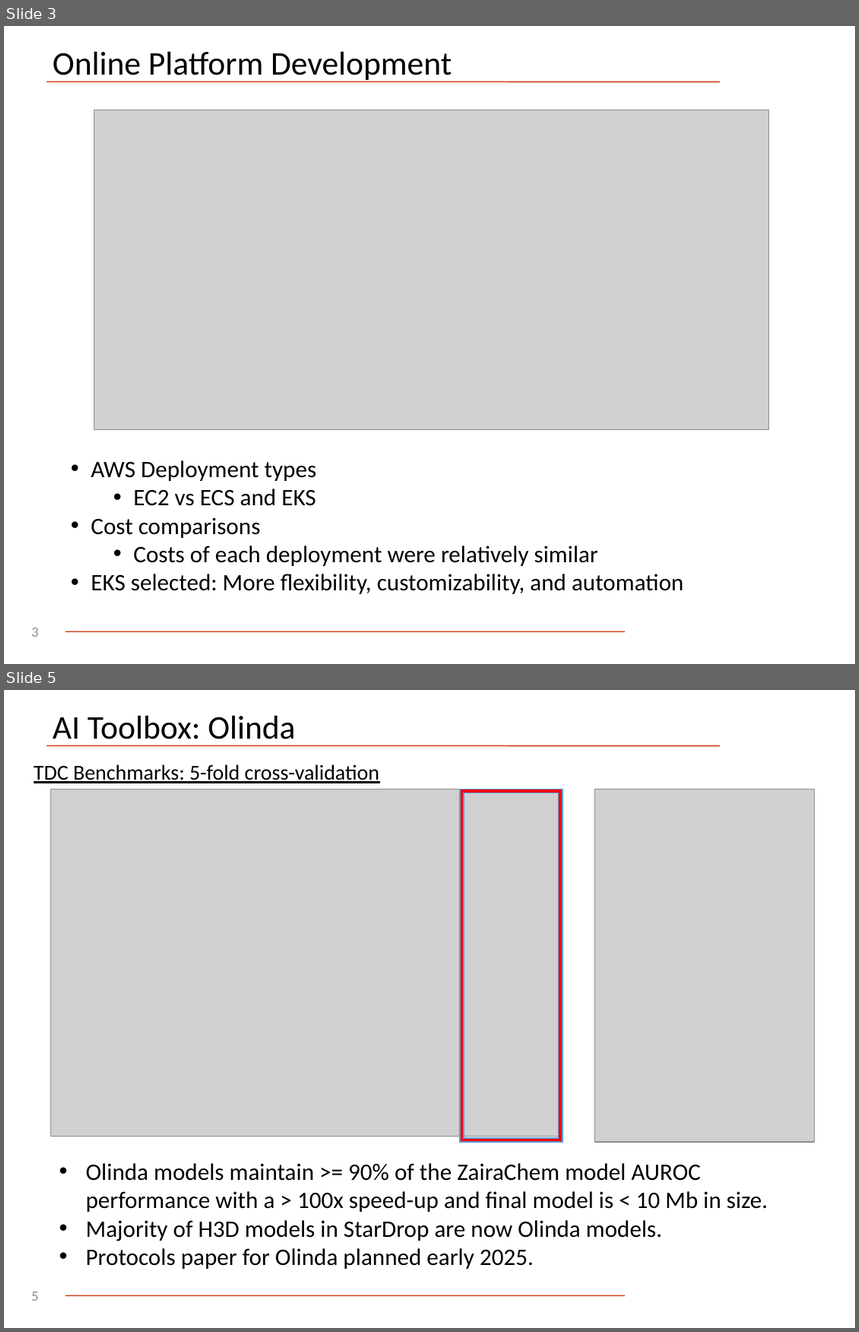
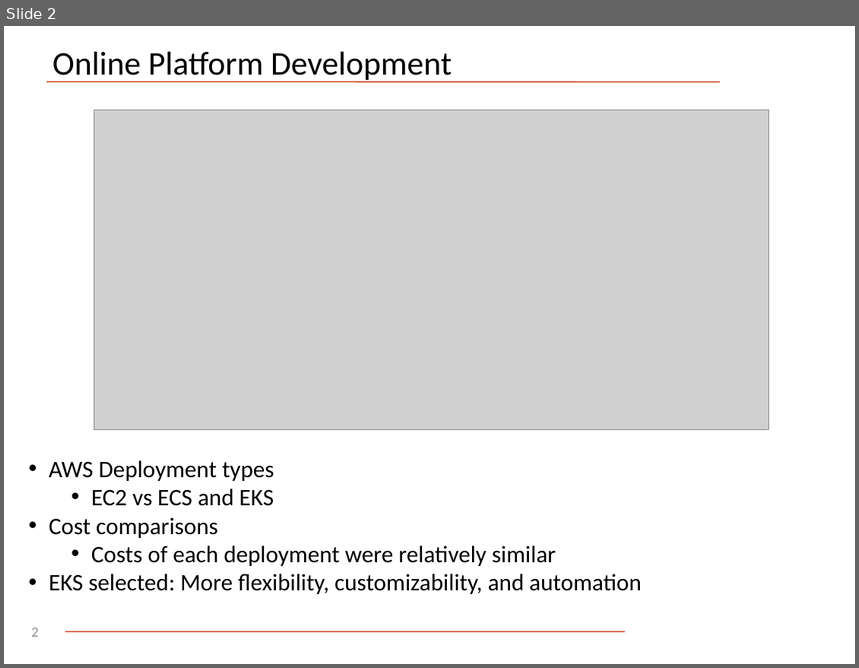
Before and after one commit to ersilia-os/aws-utils, a slide deck: ingress-controller/080125_AI2050_Full_Team_JH.pptx. Shown one above the other, each under a label of ours: slides 3 and 5 before the commit, slide 2 after it; the slides between them are not shown. The pictures are 859x1332 and 859x668 pixels, drawn with LibreOffice and Linux fonts; fonts in the diff are those of the drawing; grey boxes stand for pictures; background and template pictures are left out. Boxes give left, top, right and bottom in pixels: in the first picture for what was removed or moved away, otherwise in the second. Text is boxed around its words. In the diff, an @@ line names an element or a change of style, - is before the commit and + after.

```diff
--- a/ingress-controller/080125_AI2050_Full_Team_JH.pptx
+++ b/ingress-controller/080125_AI2050_Full_Team_JH.pptx
@@ slide 5 removed at (4, 690, 855, 1328), background #FFFFFF; not listed: 2 template elements that a slide beside it also shows @@
@@ title removed at (53, 715, 295, 746) @@
-AI Toolbox: Olinda
@@ text removed at (34, 764, 379, 783) @@
-TDC Benchmarks: 5-fold cross-validation
@@ picture removed at (51, 789, 563, 1136) @@
@@ frame removed at (460, 789, 563, 1142) @@
@@ picture removed at (595, 789, 814, 1142) @@
@@ text removed at (86, 1163, 768, 1269) @@
-• Olinda models maintain >= 90% of the ZairaChem model AUROC performance with a > 100x speed-up and final model is < 10 Mb in size.
-• Majority of H3D models in StarDrop are now Olinda models.
-• Protocols paper for Olinda planned early 2025.
@@ page number removed at (31, 1292, 38, 1301) @@
-5
@@ what was slide 3 is now slide 2 @@
@@ slide 2 changed as well @@
@@ text "AWS Deployment types": place and size @@
-text "AWS Deployment types" at (91, 461, 684, 594)
+text "AWS Deployment types" at (49, 461, 642, 594)
@@ page number at (31, 628, 38, 637): text changed @@
-3
+2
```
Also in this commit, not shown: 1 other slide changed, 1 slide added, 4 other slides removed.
